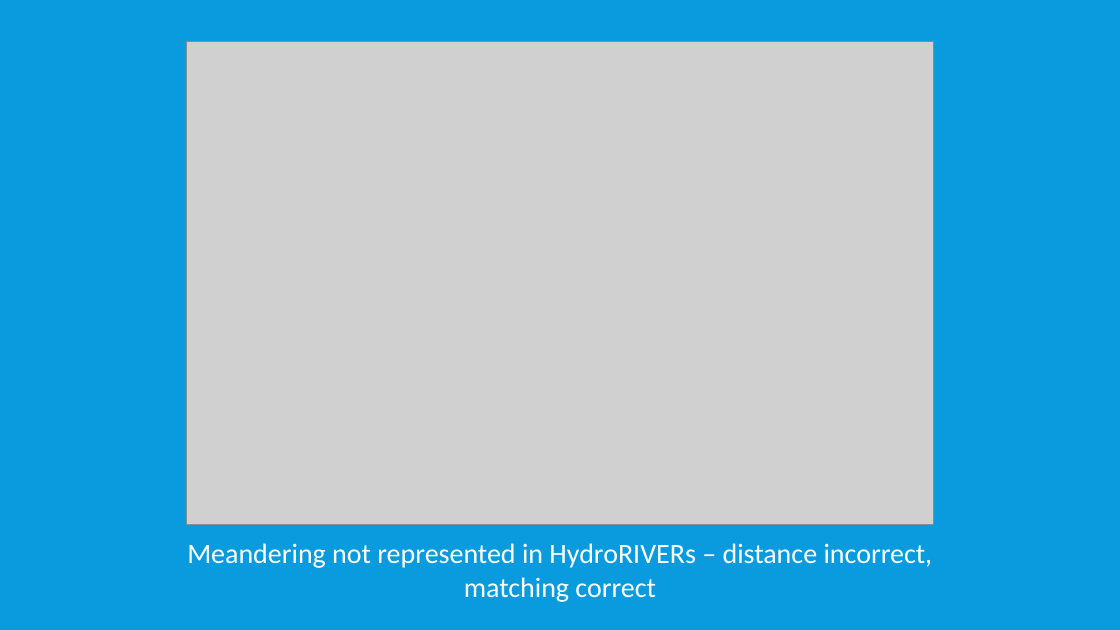
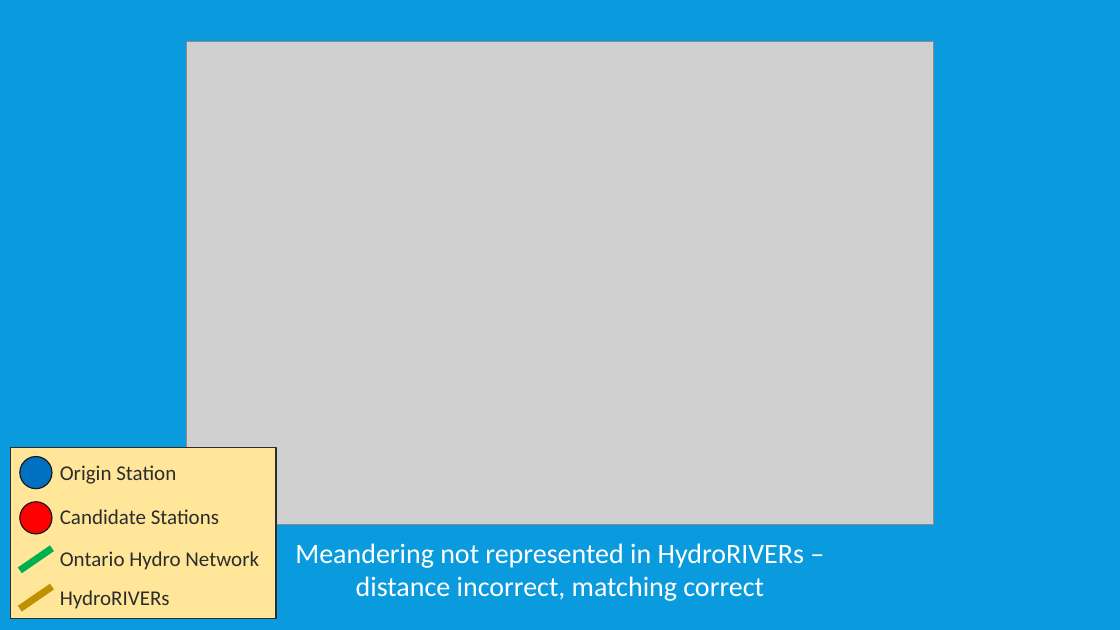
Before and after one commit to twilight-goose/Mapping-Stations, a slide deck: slide 12 of mapping-stations.pptx (slide 11 before the commit). Drawn at 1120x630 pixels with LibreOffice and Linux fonts; fonts in the diff are those of the drawing; grey boxes stand for pictures. Boxes give left, top, right and bottom in pixels: in the first picture for what was removed or moved away, otherwise in the second. Text is boxed around its words. In the diff, an @@ line names an element or a change of style, - is before the commit and + after.

```diff
--- a/mapping-stations.pptx
+++ b/mapping-stations.pptx
@@ text "Meandering not represented in HydroRIVERs ..." rewrapped from [187, 543, 933, 602] to [295, 543, 804, 601] @@
@@ group added at [10, 448, 276, 619]: 4 texts, 2 ellipses, 2 lines, 1 rectangle @@
+Origin Station
+Candidate Stations
+Ontario Hydro Network
+HydroRIVERs
```
Also in this commit, not shown: 6 other slides changed, 2 slides added.
